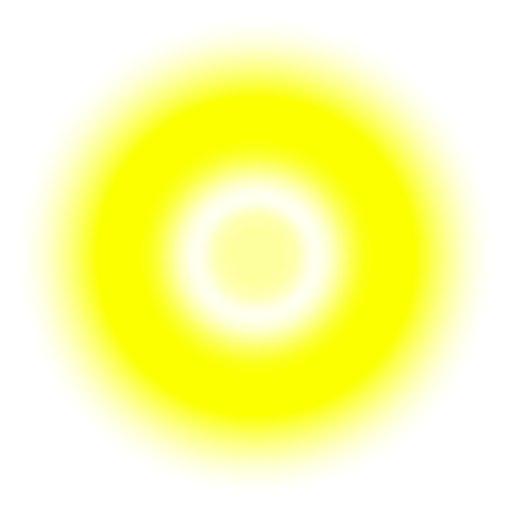
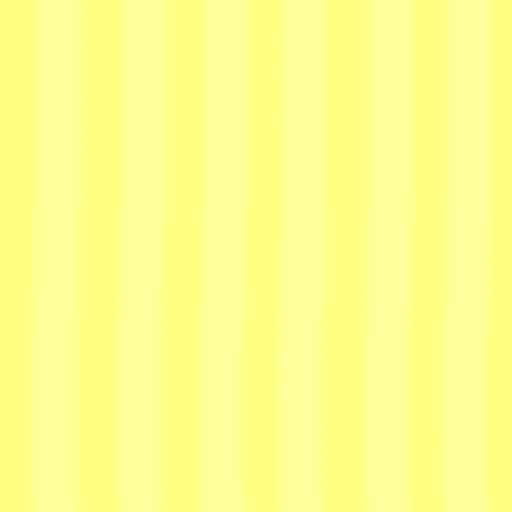
Revision of a layered w=512, h=512 image; what changed, layer by layer:
added layer "Layer #4" above "Layer #2" over bbox(20, 0, 504, 512)
added layer "Layer #2" (50%) above "Layer #1" over bbox(0, 0, 512, 512)
hid "Layer copy" over bbox(192, 193, 320, 320)
hid "Layer" over bbox(16, 16, 496, 496)
